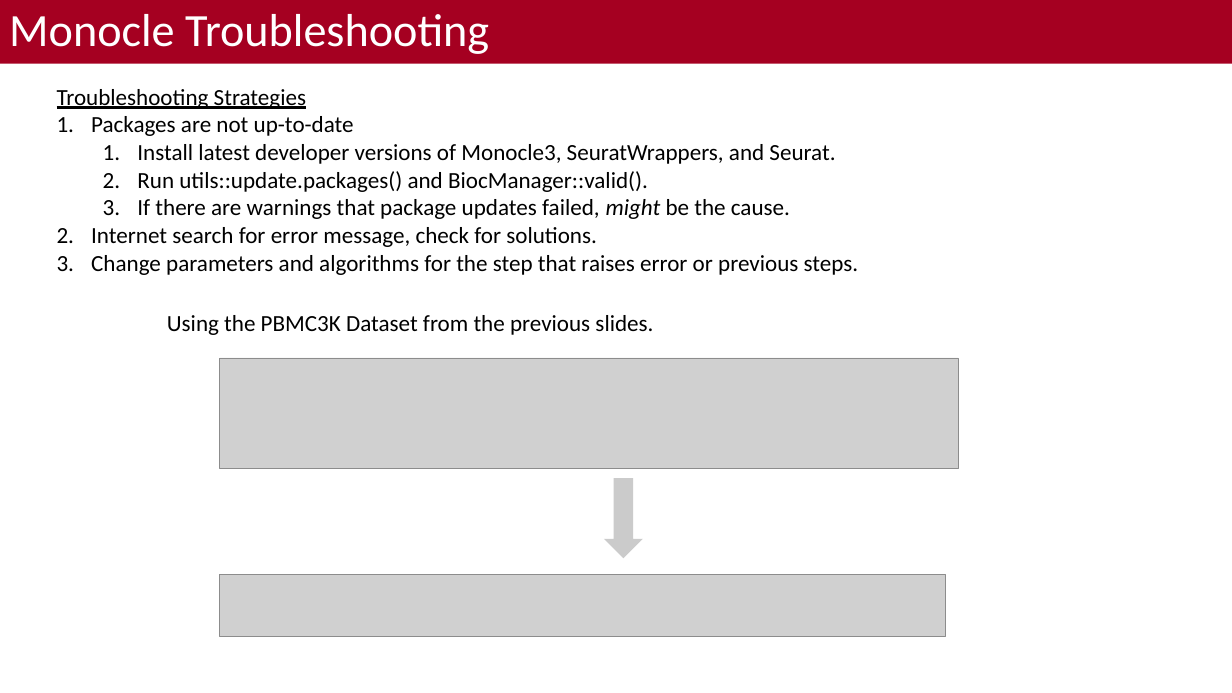
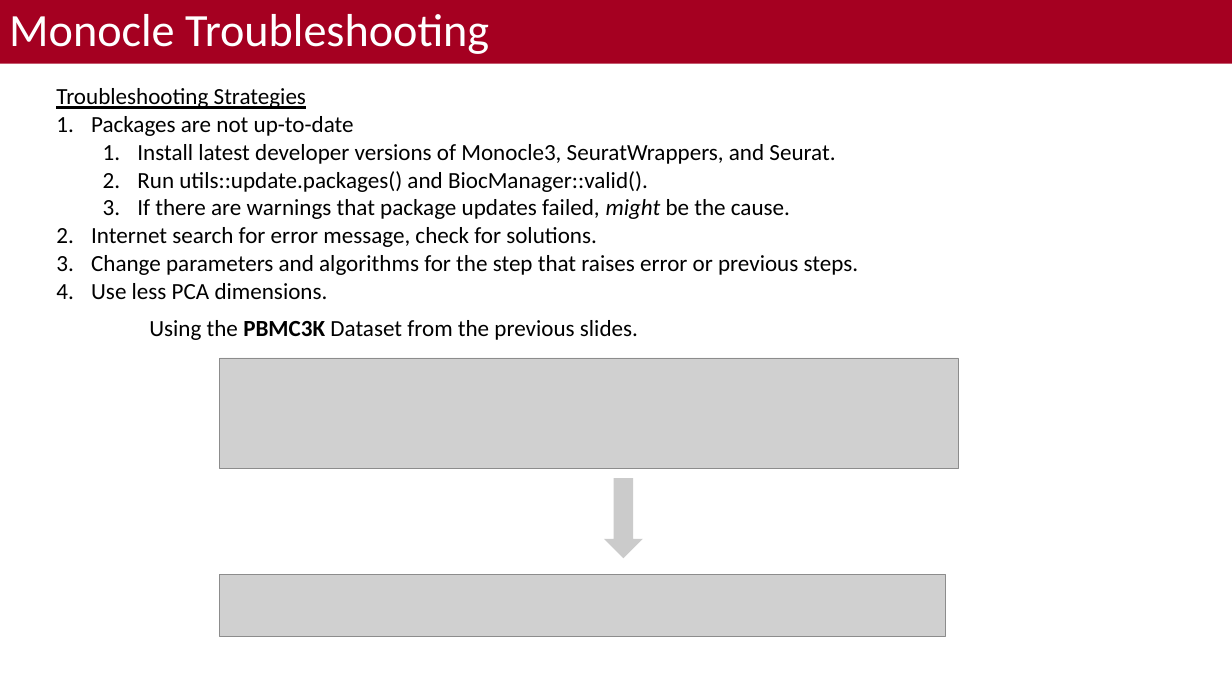
Before and after one commit to bacorli2/scrna_workshop, a slide deck: slide 14 of M6_Monocle_Pseudotime/M6_Monocle_Timeseries.pptx. Drawn at 1232x693 pixels with LibreOffice and Linux fonts; fonts in the diff are those of the drawing; grey boxes stand for pictures; background and template pictures are left out. Boxes give left, top, right and bottom in pixels: in the first picture for what was removed or moved away, otherwise in the second. Text is boxed around its words. In the diff, an @@ line names an element or a change of style, - is before the commit and + after.

```diff
--- a/M6_Monocle_Pseudotime/M6_Monocle_Timeseries.pptx
+++ b/M6_Monocle_Pseudotime/M6_Monocle_Timeseries.pptx
@@ text at (x1=91, y1=283, x2=328, y2=299): paragraph added @@
+4. Use less PCA dimensions.
@@ text "Using the PBMC3K Dataset from ..." moved from (x1=167, y1=315, x2=653, y2=335) to (x1=149, y1=320, x2=638, y2=340) @@
@@ text "Using the PBMC3K Dataset from ..." at (x1=149, y1=320, x2=638, y2=340): bold on in "PBMC3K" @@
```
Also in this commit, not shown: 4 other slides changed, 2 other files.
